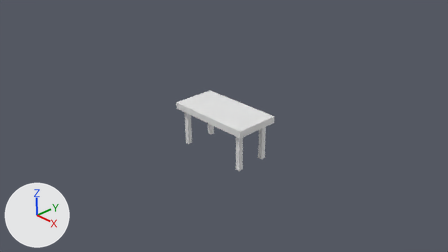
The Blender file client/data/table.blend as it was, and as the next commit left it.
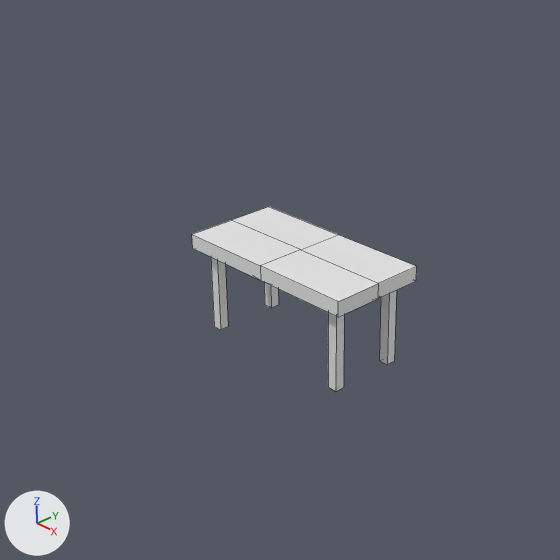
Each version appears first from the file's camera 'Camera', and next in a close-up on the part from 21% to 75% of the width and 0% to 97% of the height. Every picture has the same lights, and +X, +Y and +Z are marked at lower left. The close-ups show mesh edges as thin lines.
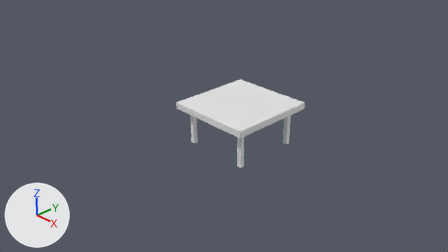
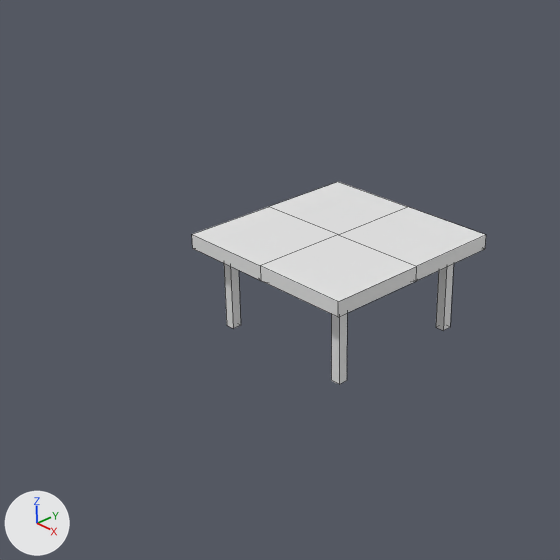
Commit message: client: Make the table model twice as big

Pixel boxes [x1, y1, x2, y2] of what changed, in the close-ups (560 x 560 px; the box of a moved part takes in the faces that stretch with it):
'Cube', reshaped, moved (31% wider, 10% taller): before [192, 207, 417, 391]; after [192, 182, 486, 384]
part 1 of me_cube_001, moved or reshaped: [192, 235, 338, 317] in both
part 2 of me_cube_001, moved or reshaped: before [229, 207, 417, 317]; after [229, 182, 486, 317]
part 3 of me_cube_001, moved or reshaped: before [211, 257, 397, 391]; after [224, 263, 453, 384]

Patch to the scene script:
```diff
--- a/client/data/table.blend.py
+++ b/client/data/table.blend.py
@@ me_cube_001 @@
 me_cube_001.from_pydata(...)  # 16 vertices, 12 faces; spans x -1.0..0.0, y -0.5..0.0, z -0.5..0.5
 # used by ob_cube; location = (0.5, 0.0, 0.5)
+# me_cube_001 part 1: all 4 vertices in x -1.0..0.0, y -0.5, z 0.351..0.5 are moved by (0.0, -0.5, -0.426)
+# me_cube_001 part 2: all 4 vertices in x -1.0..0.0, y 0.0, z 0.351..0.5 are moved by (0.0, 0.0, -0.426)
+# me_cube_001 part 3: all 8 vertices in x -0.864..-0.764, y -0.39..-0.29, z -0.5..0.351 are moved by (0.067, -0.392, -0.426)
@@ ob_cube @@
 ob_cube = bpy.data.objects.new('Cube', me_cube_001)
-ob_cube.location = (0.5, 0.0, 0.5)
+ob_cube.location = (0.5, 0.5, 0.93)
 _m = ob_cube.modifiers.new('Mirror', 'MIRROR')
```
